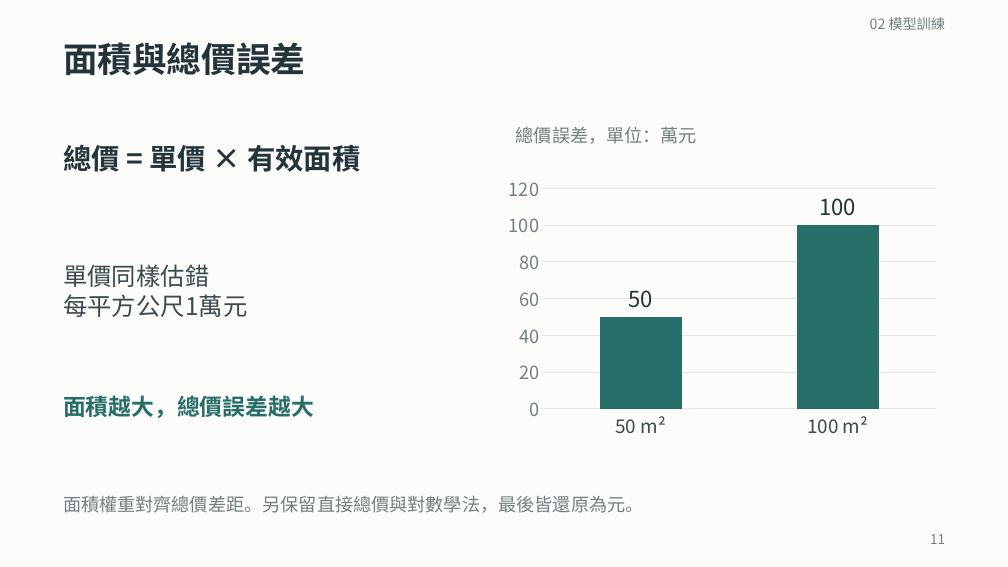
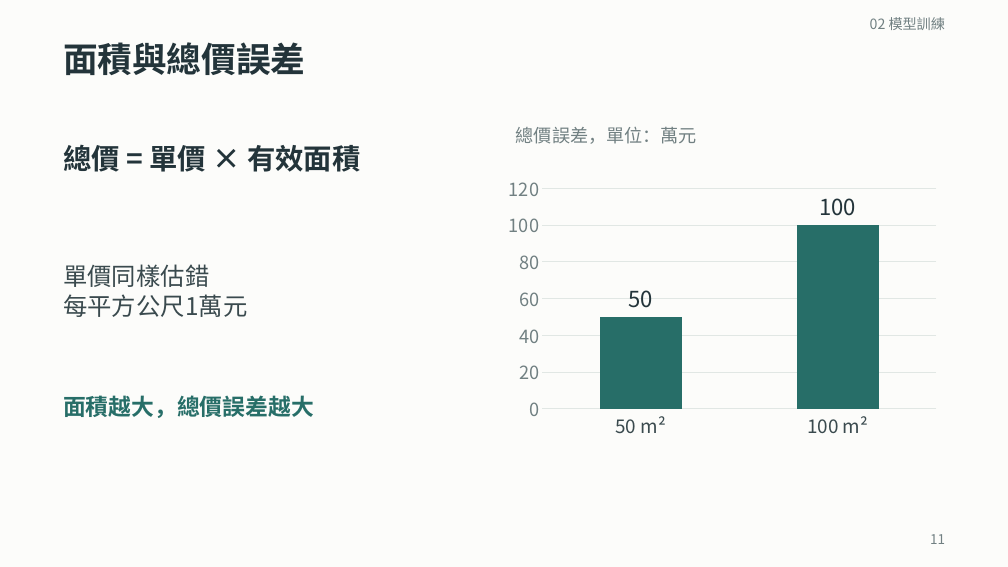
Before and after one commit to ziyi930108/nycu-house-price-regression, a slide deck: slide 11 of teaching/final_presentation/台灣房屋銷售價格預測挑戰賽_上台簡報.pptx. Drawn at 1008x567 pixels with LibreOffice and Linux fonts; fonts in the diff are those of the drawing. Boxes give left, top, right and bottom in pixels: in the first picture for what was removed or moved away, otherwise in the second. Text is boxed around its words. In the diff, an @@ line names an element or a change of style, - is before the commit and + after.

```diff
--- a/teaching/final_presentation/台灣房屋銷售價格預測挑戰賽_上台簡報.pptx
+++ b/teaching/final_presentation/台灣房屋銷售價格預測挑戰賽_上台簡報.pptx
@@ text removed at [63, 496, 644, 513] @@
-面積權重對齊總價差距。另保留直接總價與對數學法，最後皆還原為元。
```
Also in this commit, not shown: 14 other slides changed, 1 slide added, 4 slides removed, 52 other files.
